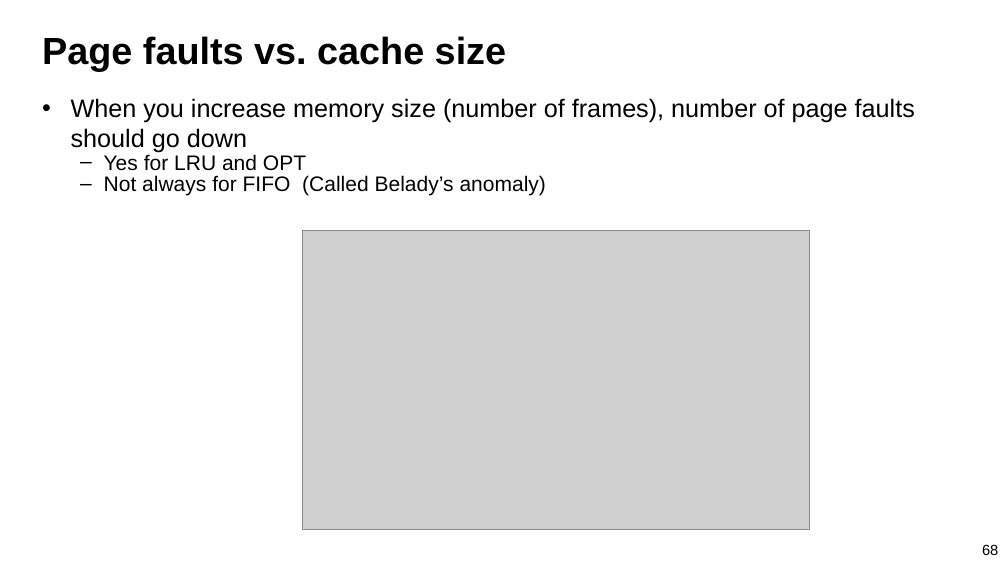
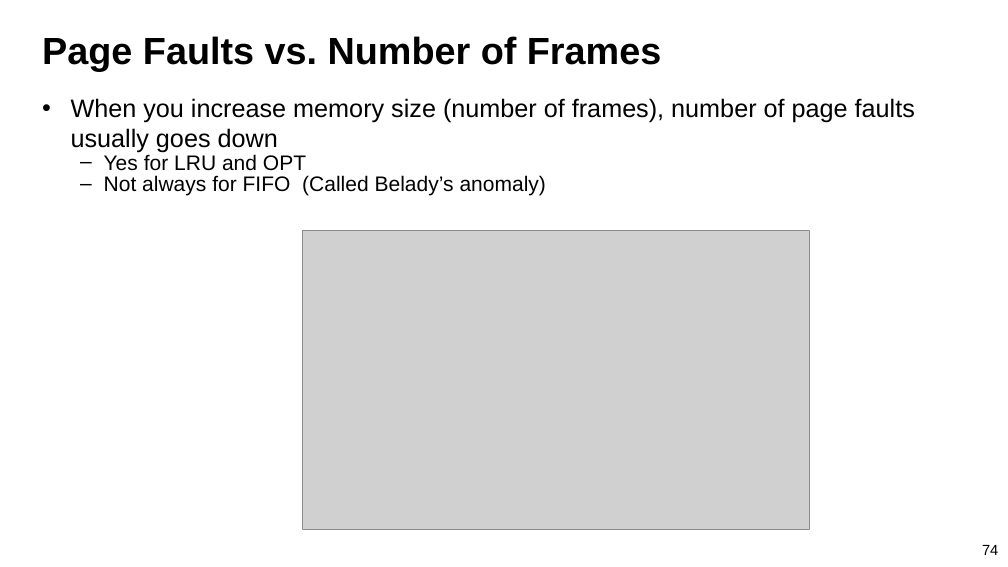
Before and after one commit to guhofstra/CSC112Fa26, a slide deck: slide 74 of PPTs/L8-Memory System II Paging.pptx (slide 68 before the commit). Drawn at 1008x567 pixels with LibreOffice and Linux fonts; fonts in the diff are those of the drawing; grey boxes stand for pictures. Boxes give left, top, right and bottom in pixels: in the first picture for what was removed or moved away, otherwise in the second. Text is boxed around its words. In the diff, an @@ line names an element or a change of style, - is before the commit and + after.

```diff
--- a/PPTs/L8-Memory System II Paging.pptx
+++ b/PPTs/L8-Memory System II Paging.pptx
@@ title at <box>42,36,661,71</box>: text changed @@
-Page faults vs. cache size
+Page Faults vs. Number of Frames
@@ text at <box>71,98,915,153</box>: text changed @@
-• When you increase memory size (number of frames), number of page faults should go down
+• When you increase memory size (number of frames), number of page faults usually goes down
@@ page number at <box>982,545,998,555</box>: text changed @@
-68
+74
```
Also in this commit, not shown: 45 other slides changed, 5 slides added, 7 other files.
